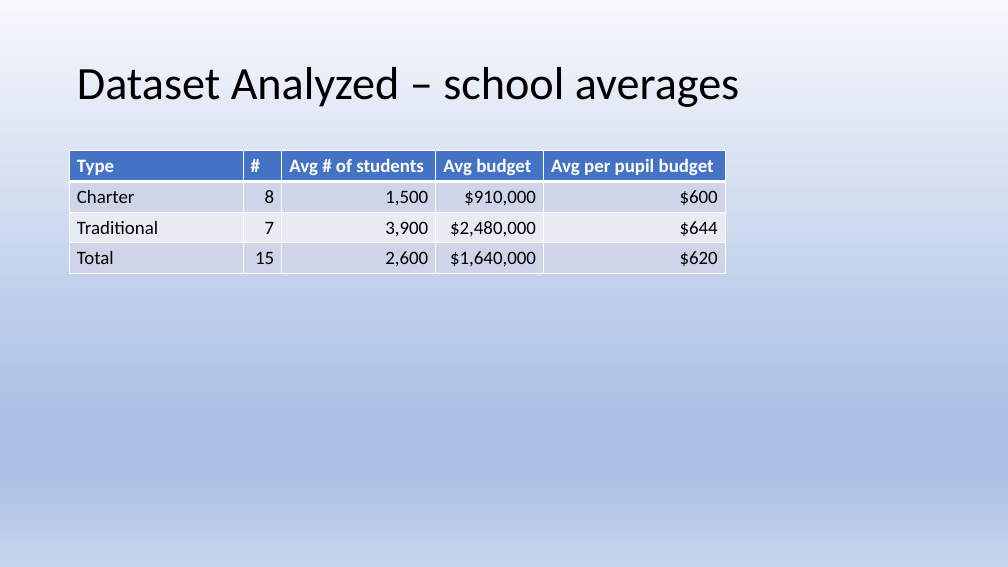
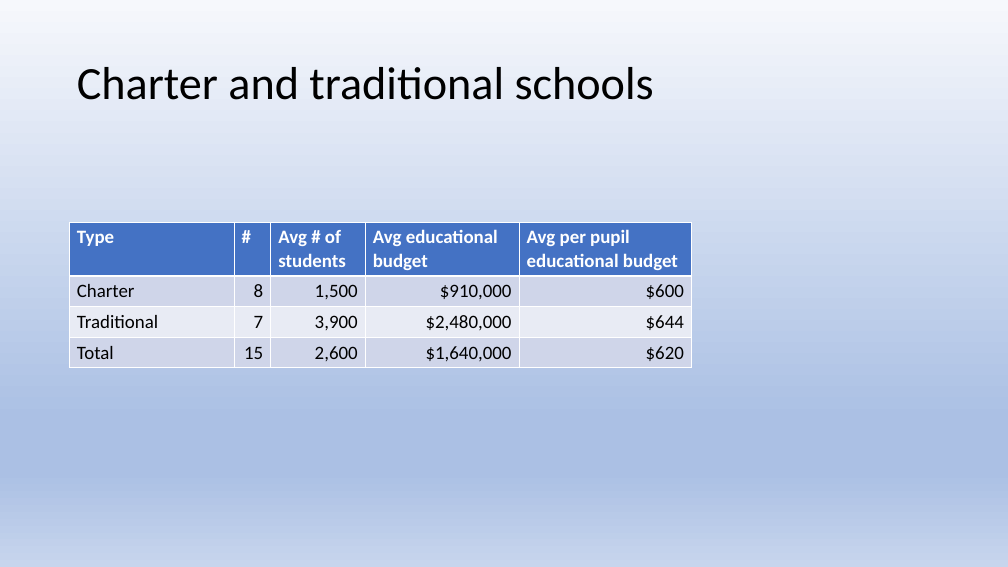
Before and after one commit to js816/tableau_school_district_analysis, a slide deck: slide 5 of School District Analysis.pptx (slide 20 before the commit). Drawn at 1008x567 pixels with LibreOffice and Linux fonts; fonts in the diff are those of the drawing. Boxes give left, top, right and bottom in pixels: in the first picture for what was removed or moved away, otherwise in the second. Text is boxed around its words. In the diff, an @@ line names an element or a change of style, - is before the commit and + after.

```diff
--- a/School District Analysis.pptx
+++ b/School District Analysis.pptx
@@ title at [77, 67, 654, 100]: text changed @@
-Dataset Analyzed – school averages
+Charter and traditional schools
@@ table at [70, 222, 692, 368] @@
-row 1, column 4: Avg budget
+row 1, column 4: Avg educational budget
-row 1, column 5: Avg per pupil budget
+row 1, column 5: Avg per pupil educational budget
@@ table: place and size @@
-table at [70, 151, 726, 274]
+table at [70, 222, 692, 368]
```
Also in this commit, not shown: 12 other slides changed, 2 slides removed, 1 other file.
